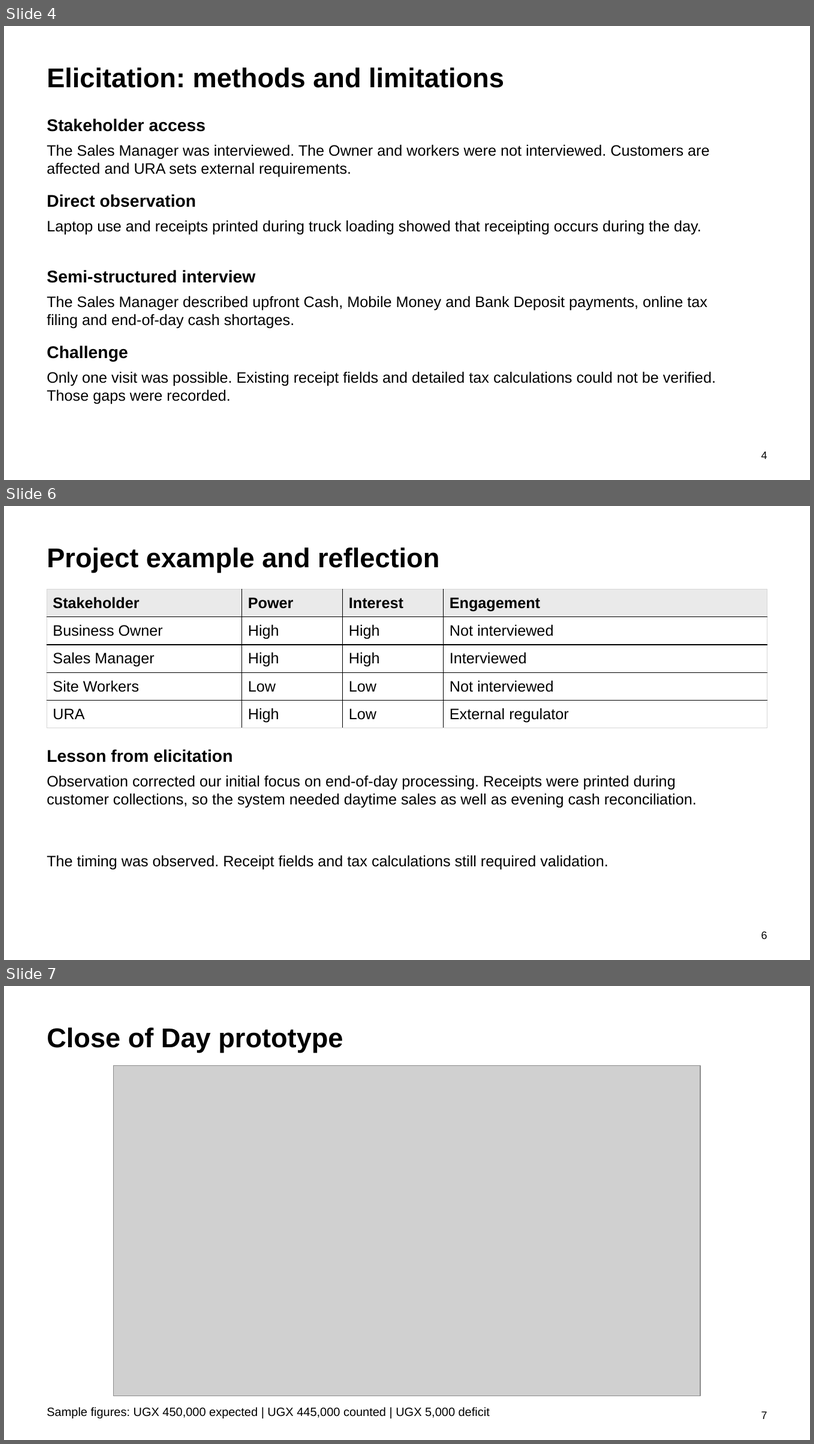
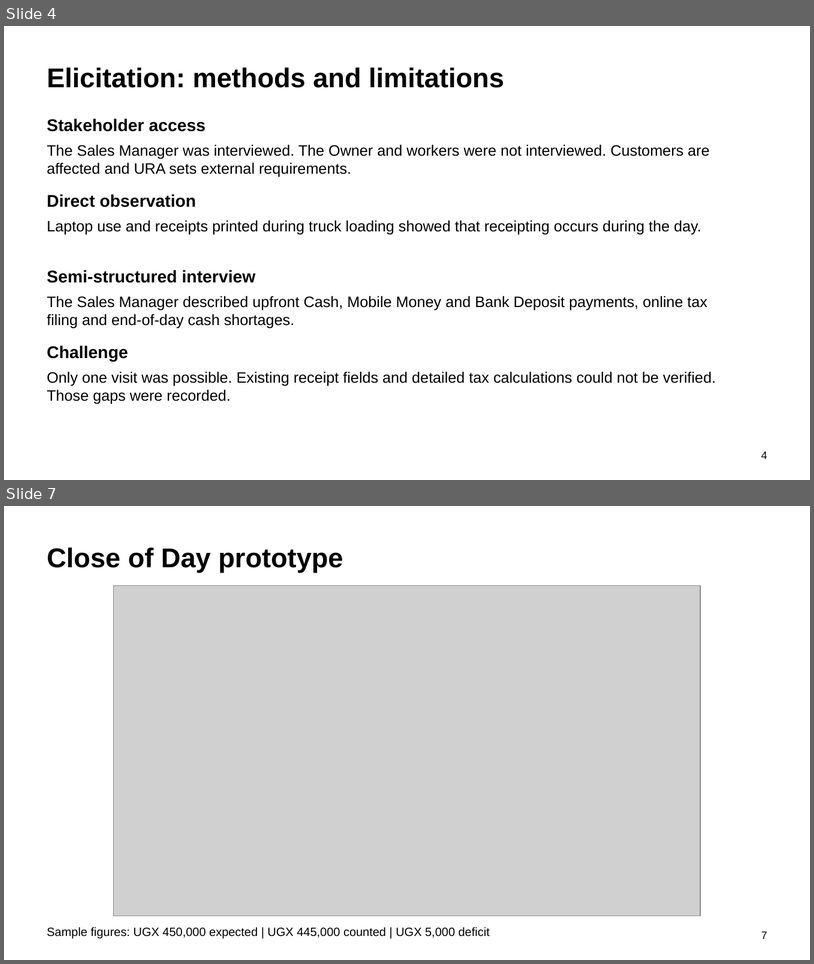
Before and after one commit to mugmarp/requirements-engineering-project-exercise, a slide deck: project_deliverables/PhaseFinal_Grand-Project-Presentation.pptx. Shown one above the other, each under a label of ours: slides 4, 6 and 7 before the commit, slides 4 and 7 after it; the slides between them are not shown. The pictures are 814x1444 and 814x964 pixels, drawn with LibreOffice and Linux fonts; fonts in the diff are those of the drawing; grey boxes stand for pictures. Boxes give left, top, right and bottom in pixels: in the first picture for what was removed or moved away, otherwise in the second. Text is boxed around its words. In the diff, an @@ line names an element or a change of style, - is before the commit and + after.

```diff
--- a/project_deliverables/PhaseFinal_Grand-Project-Presentation.pptx
+++ b/project_deliverables/PhaseFinal_Grand-Project-Presentation.pptx
@@ slide 6 removed at bbox=[4, 506, 810, 960], background #FFFFFF @@
@@ text removed at bbox=[47, 547, 440, 572] @@
-Project example and reflection
@@ table removed at bbox=[47, 589, 768, 728], 5 rows, 4 columns @@
-Stakeholder | Power | Interest | Engagement
-Business Owner | High | High | Not interviewed
-Sales Manager | High | High | Interviewed
-Site Workers | Low | Low | Not interviewed
-URA | High | Low | External regulator
@@ text removed at bbox=[47, 749, 233, 762] @@
-Lesson from elicitation
@@ text removed at bbox=[47, 775, 697, 808] @@
-Observation corrected our initial focus on end-of-day processing. Receipts were printed during customer collections, so the system needed daytime sales as well as evening cash reconciliation.
@@ text removed at bbox=[47, 855, 608, 870] @@
-The timing was observed. Receipt fields and tax calculations still required validation.
@@ text removed at bbox=[762, 931, 768, 939] @@
-6
```
Also in this commit, not shown: 3 slides changed, 2 slides added, 1 other slide removed, 20 other files.
